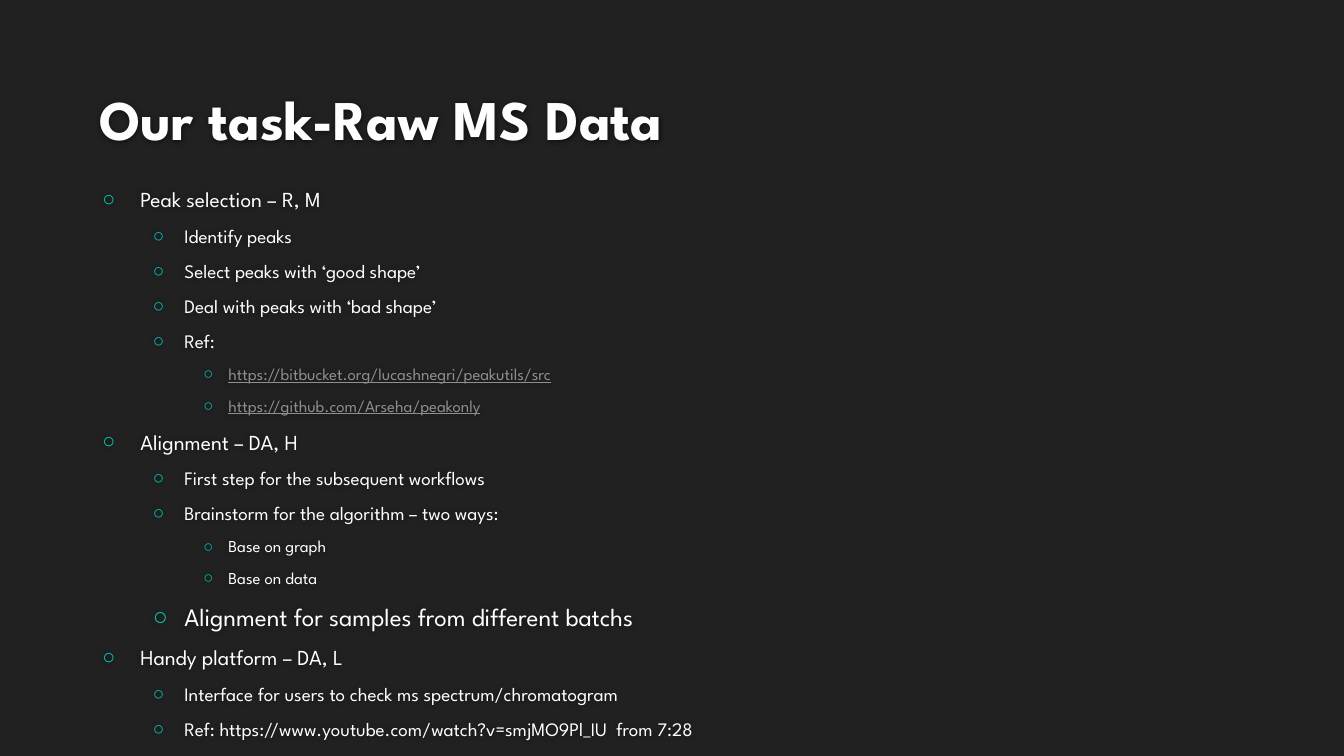
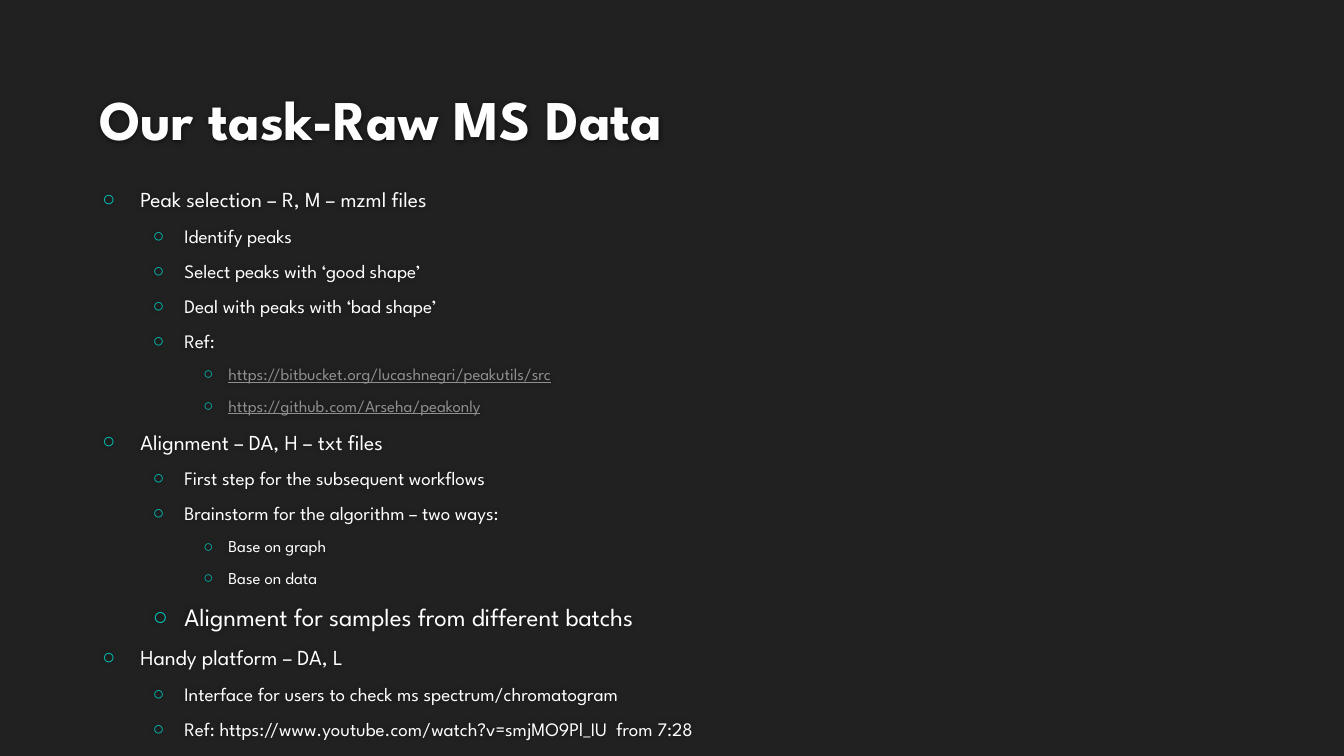
Before and after one commit to XiminHu/mass-suite, a slide deck: slide 3 of doc/20200327 Capstone HRMS.pptx. Drawn at 1344x756 pixels with LibreOffice and Linux fonts; fonts in the diff are those of the drawing; background and template pictures are left out. Boxes give left, top, right and bottom in pixels: in the first picture for what was removed or moved away, otherwise in the second. Text is boxed around its words. In the diff, an @@ line names an element or a change of style, - is before the commit and + after.

```diff
--- a/doc/20200327 Capstone HRMS.pptx
+++ b/doc/20200327 Capstone HRMS.pptx
@@ text at bbox=[140, 192, 427, 210]: text changed @@
-○ Peak selection – R, M
+○ Peak selection – R, M – mzml files
@@ text at bbox=[140, 435, 383, 455]: text changed @@
-○ Alignment – DA, H
+○ Alignment – DA, H – txt files
```
Also in this commit, not shown: 1 other slide changed, 6 other files.
